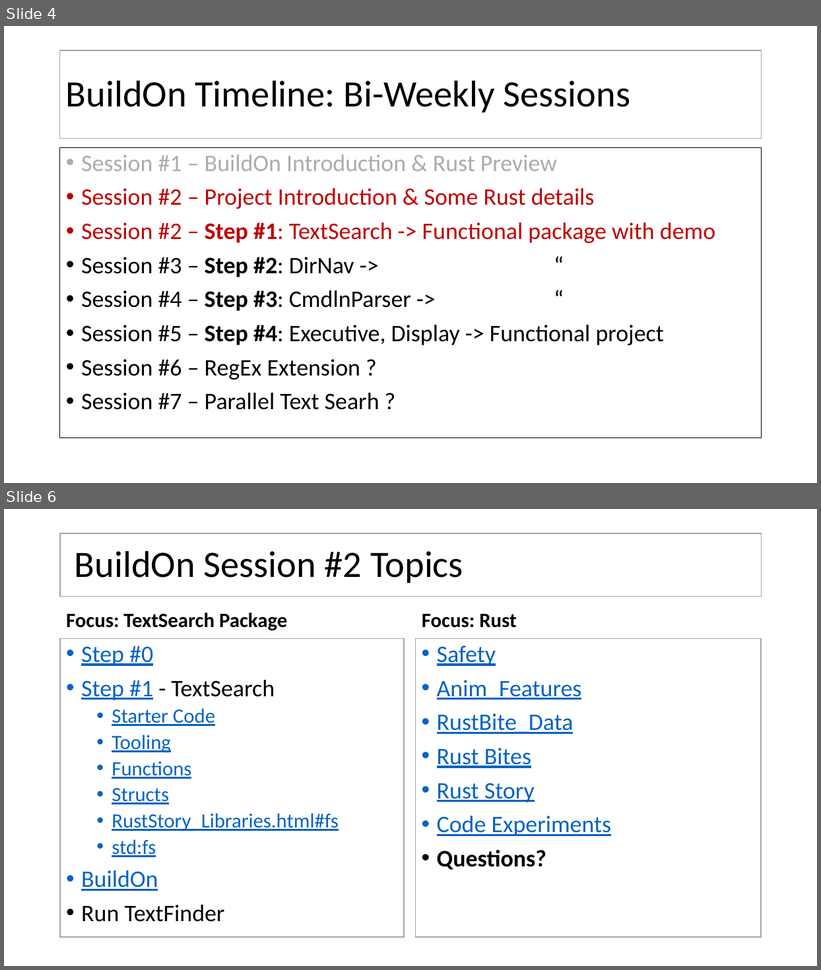
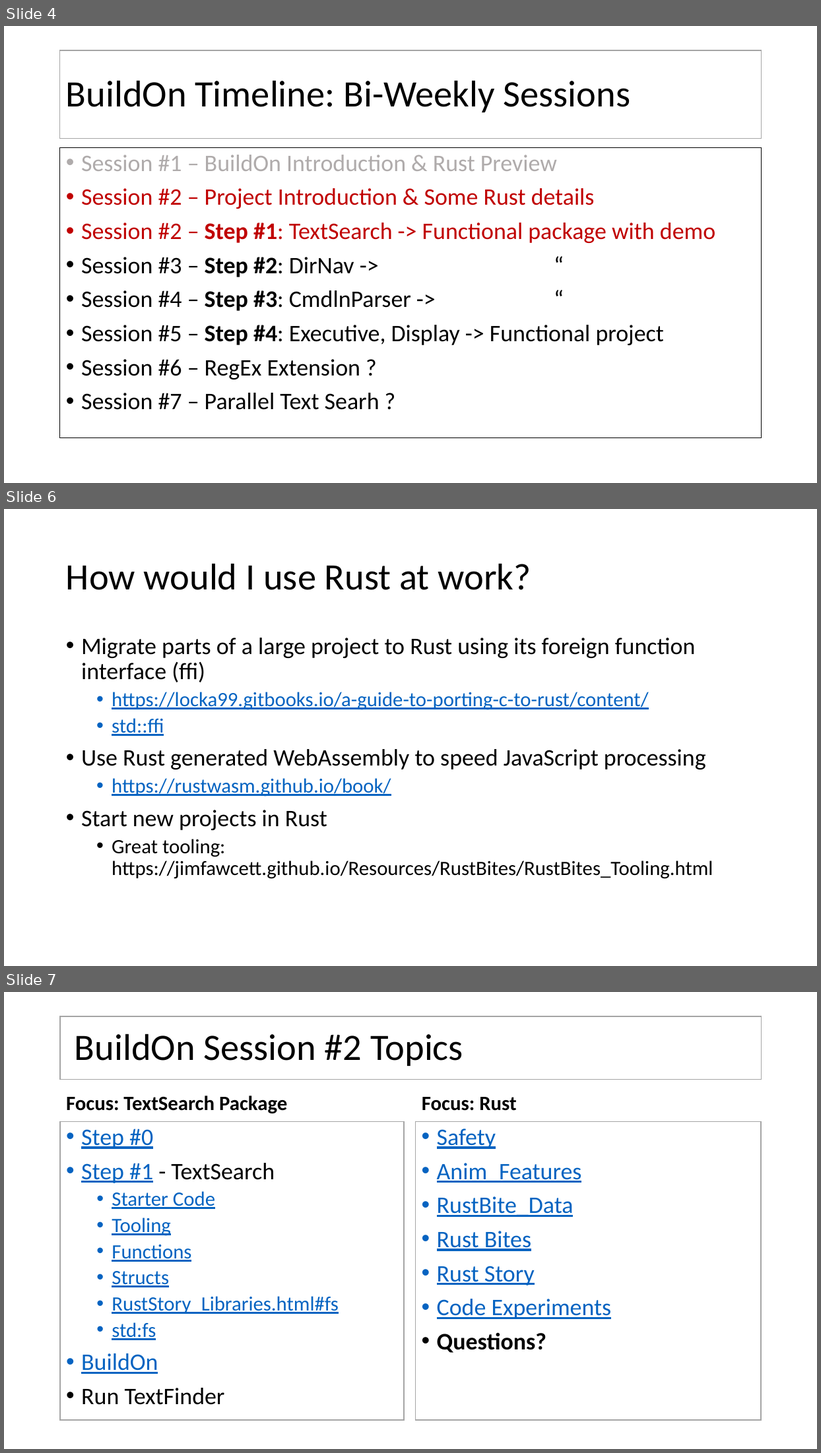
Before and after one commit to JimFawcett/BuildOn, a slide deck: Build-On-2.pptx. Shown one above the other, each under a label of ours: slides 4 and 6 before the commit, slides 4, 6 and 7 after it; the slides between them are not shown. The pictures are 821x970 and 821x1453 pixels, drawn with LibreOffice and Linux fonts; fonts in the diff are those of the drawing. Boxes give left, top, right and bottom in pixels: in the first picture for what was removed or moved away, otherwise in the second. Text is boxed around its words. In the diff, an @@ line names an element or a change of style, - is before the commit and + after.

```diff
--- a/Build-On-2.pptx
+++ b/Build-On-2.pptx
@@ slide 6 added at box(4, 509, 817, 966), background #FFFFFF @@
@@ title added at box(66, 563, 531, 590), 44 pt, text #000000 @@
+How would I use Rust at work?
@@ text added at box(81, 638, 713, 879), 24 pt, text #000000 @@
+• Migrate parts of a large project to Rust using its foreign function interface (ffi)
+  • https://locka99.gitbooks.io/a-guide-to-porting-c-to-rust/content/
+  • std::ffi
+• Use Rust generated WebAssembly to speed JavaScript processing
+  • https://rustwasm.github.io/book/
+• Start new projects in Rust
+  • Great tooling: https://jimfawcett.github.io/Resources/RustBites/RustBites_Tooling.html
@@ what was slide 6 is now slide 7 @@
```
Also in this commit, not shown: 1 slide changed, 1 other file.
